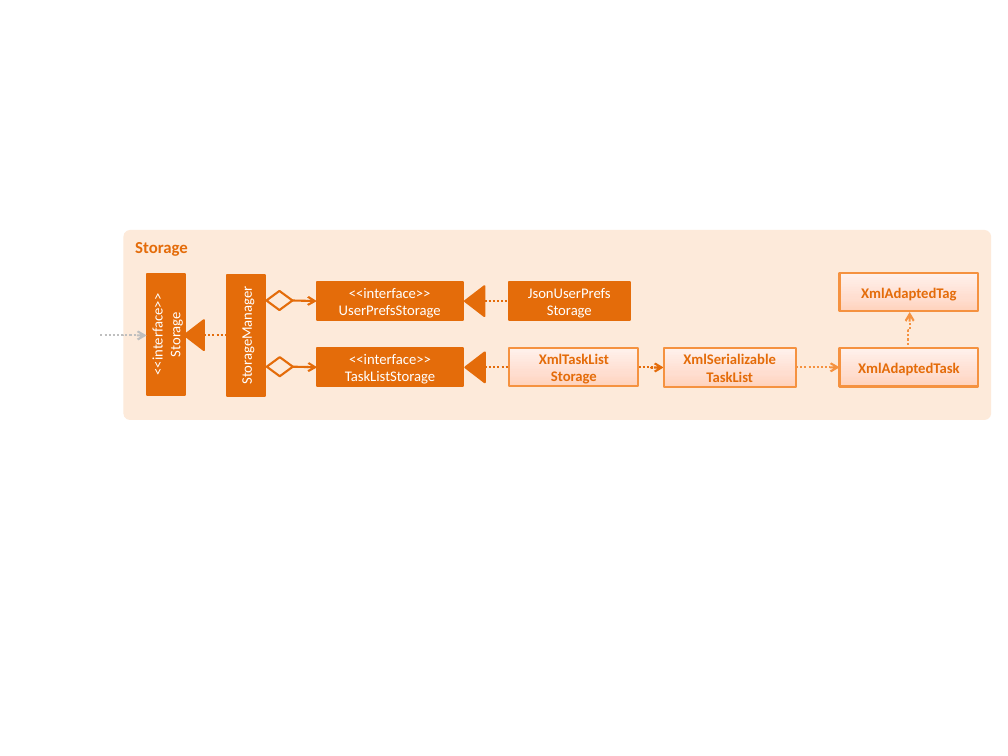
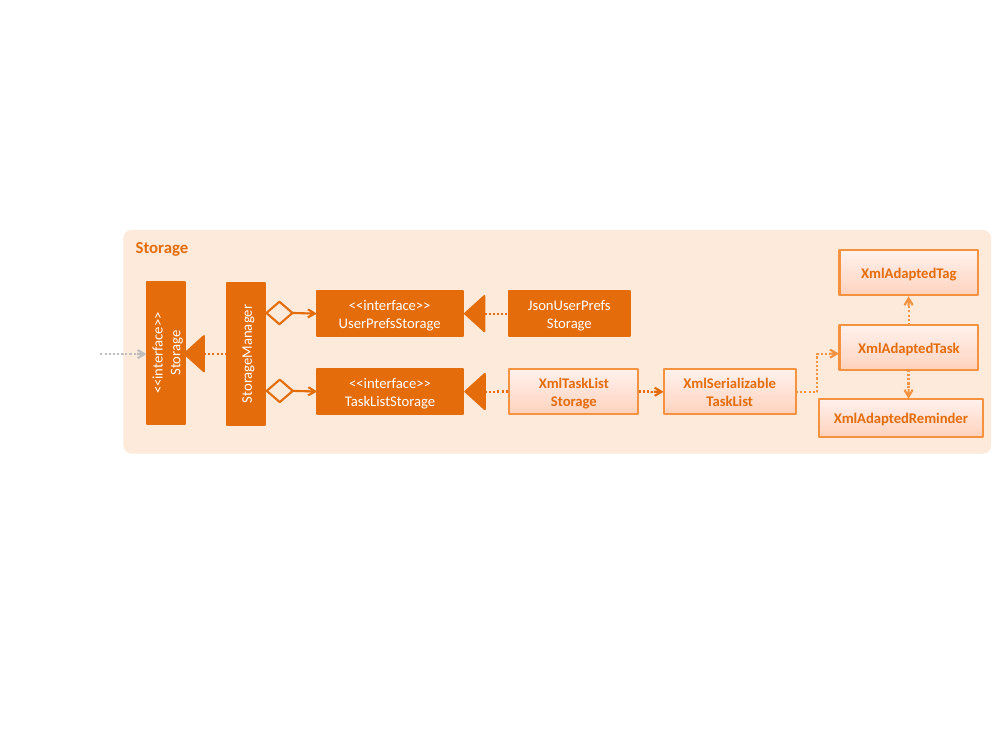
Before and after one commit to CS2103AUG2016-T09-C1/main, a slide deck: slide 8 of docs/diagrams/Diagrams.pptx. Drawn at 1008x756 pixels with LibreOffice and Linux fonts; fonts in the diff are those of the drawing. Boxes give left, top, right and bottom in pixels: in the first picture for what was removed or moved away, otherwise in the second. Text is boxed around its words. In the diff, an @@ line names an element or a change of style, - is before the commit and + after.

```diff
--- a/docs/diagrams/Diagrams.pptx
+++ b/docs/diagrams/Diagrams.pptx
@@ rounded rectangle "Storage": place and size @@
-rounded rectangle "Storage" at [123,230,991,419]
+rounded rectangle "Storage" at [123,230,991,454]
@@ rectangle "XmlAdaptedTag": place and size @@
-rectangle "XmlAdaptedTag" at [840,273,979,311]
+rectangle "XmlAdaptedTag" at [840,250,979,295]
@@ rectangle "<<interface>>": place and size @@
-rectangle "<<interface>>" at [147,274,185,395]
+rectangle "<<interface>>" at [147,282,185,424]
@@ rectangle "StorageManager": place and size @@
-rectangle "StorageManager" at [227,275,265,396]
+rectangle "StorageManager" at [227,283,266,425]
@@ rectangle "<<interface>> UserPrefsStorage": place and size @@
-rectangle "<<interface>> UserPrefsStorage" at [317,282,463,321]
+rectangle "<<interface>> UserPrefsStorage" at [317,291,463,337]
@@ triangle: place and size @@
-triangle at [465,286,484,316]
+triangle at [466,296,485,332]
@@ rectangle "JsonUserPrefs Storage": place and size @@
-rectangle "JsonUserPrefs Storage" at [509,282,630,321]
+rectangle "JsonUserPrefs Storage" at [509,291,630,337]
@@ elbow arrow moved from (908, 349) - (909, 312) to (907, 370) - (908, 296) @@
@@ diamond: place and size @@
-diamond at [266,291,292,310]
+diamond at [266,301,292,324]
@@ arrow moved from (292, 300) - (317, 301) to (292, 313) - (317, 313) @@
@@ elbow line moved from (485, 301) - (509, 301) to (485, 313) - (509, 313) @@
@@ rectangle "XmlAdaptedTask": place and size @@
-rectangle "XmlAdaptedTask" at [840,349,979,387]
+rectangle "XmlAdaptedTask" at [840,326,979,371]
@@ elbow arrow moved from (101, 335) - (146, 336) to (101, 354) - (146, 354) @@
@@ triangle: place and size @@
-triangle at [185,320,204,350]
+triangle at [184,336,204,371]
@@ line moved from (204, 335) - (228, 335) to (204, 354) - (228, 354) @@
@@ elbow arrow moved from (796, 368) - (840, 368) to (796, 392) - (839, 354) @@
@@ 1 arrow, 1 elbow line, 1 elbow arrow, 1 diamond: place and size @@
-1 arrow, 1 elbow line, 1 elbow arrow, 1 diamond at [267,357,663,376]
+1 arrow, 1 elbow line, 1 elbow arrow, 1 diamond at [267,380,663,402]
@@ rectangle "<<interface>> TaskListStorage": place and size @@
-rectangle "<<interface>> TaskListStorage" at [318,348,464,386]
+rectangle "<<interface>> TaskListStorage" at [318,369,464,414]
@@ triangle: place and size @@
-triangle at [466,352,485,383]
+triangle at [466,374,485,409]
@@ rectangle "XmlTaskList Storage": place and size @@
-rectangle "XmlTaskList Storage" at [509,348,638,386]
+rectangle "XmlTaskList Storage" at [509,369,638,414]
@@ rectangle "XmlSerializable TaskList": place and size @@
-rectangle "XmlSerializable TaskList" at [663,349,795,387]
+rectangle "XmlSerializable TaskList" at [663,369,795,414]
@@ elbow arrow added from (908, 370) to (908, 399), #F69240 1.5 pt dashed @@
@@ rectangle added at [820,398,983,436], fill gradient #FFD2BD to #FFDED0 to #FFF2ED, outline #F69240 1.5 pt, 10.5 pt, text #E46C0A, bold @@
+XmlAdaptedReminder
```
Also in this commit, not shown: 3 other slides changed, 3 other files.
